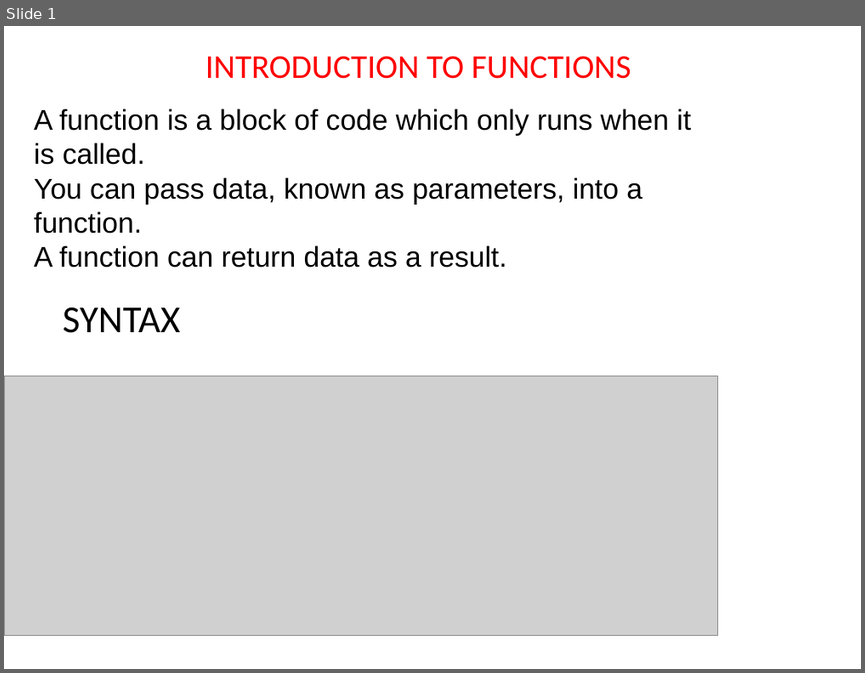
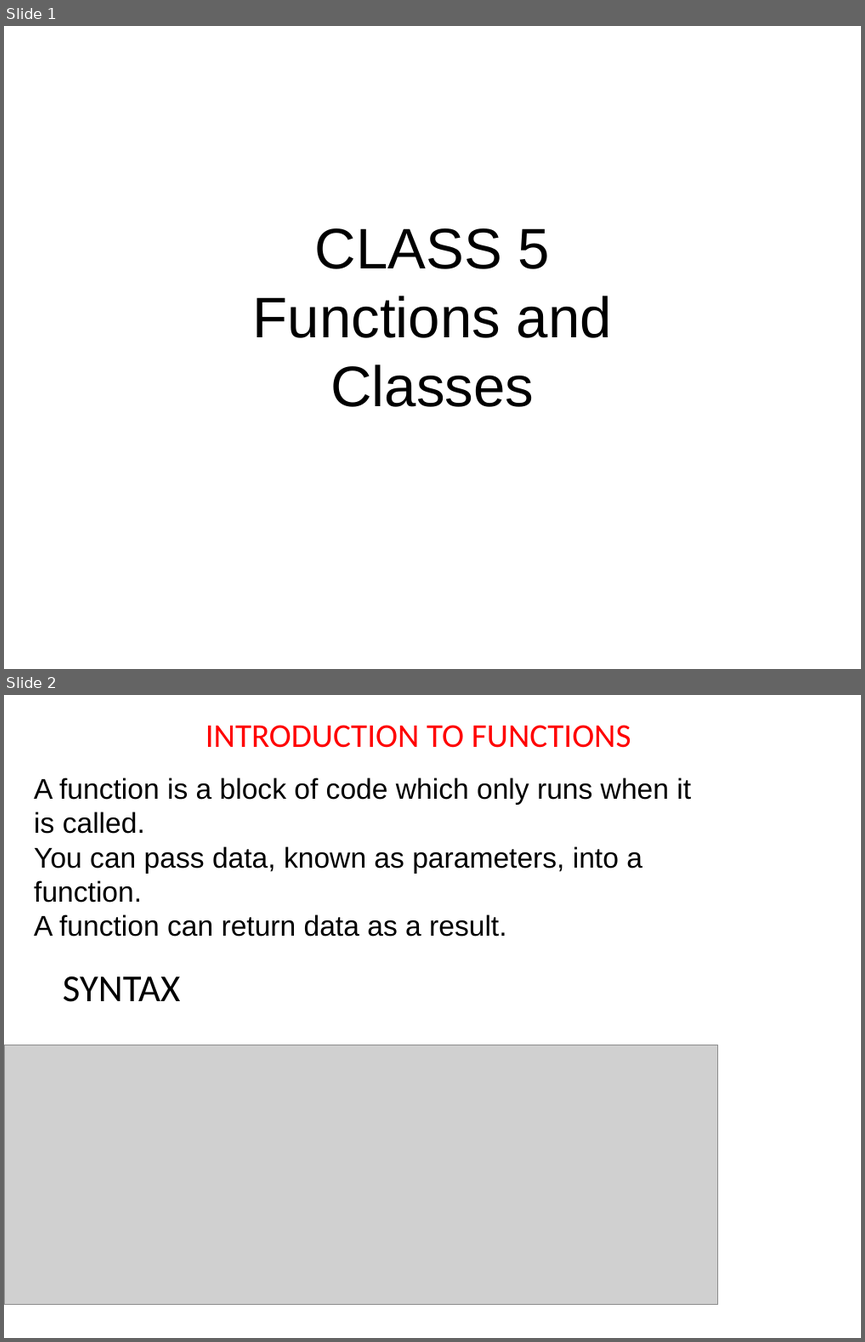
Before and after one commit to Praj-17/Python-Teaching-Slides, a slide deck: UNIT 4 FUNCTIONS.pptx. Shown one above the other, each under a label of ours: slide 1 before the commit, slides 1 and 2 after it. The pictures are 865x673 and 865x1342 pixels, drawn with LibreOffice and Linux fonts; fonts in the diff are those of the drawing; grey boxes stand for pictures. Boxes give left, top, right and bottom in pixels: in the first picture for what was removed or moved away, otherwise in the second. Text is boxed around its words. In the diff, an @@ line names an element or a change of style, - is before the commit and + after.

```diff
--- a/UNIT 4 FUNCTIONS.pptx
+++ b/UNIT 4 FUNCTIONS.pptx
@@ slide 1 added at <box>4,26,861,669</box>, background #FFFFFF @@
@@ text added at <box>253,228,612,407</box>, 48 pt, text #000000 @@
+CLASS 5 Functions and Classes
@@ what was slide 1 is now slide 2 @@
```
Also in this commit, not shown: 2 slides changed, 10 slides removed, 10 other files.
